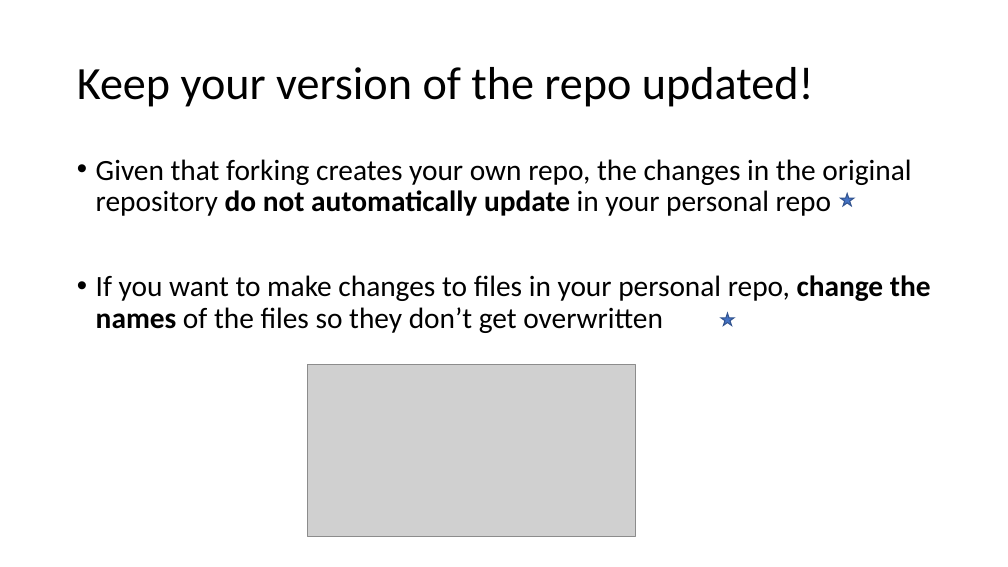
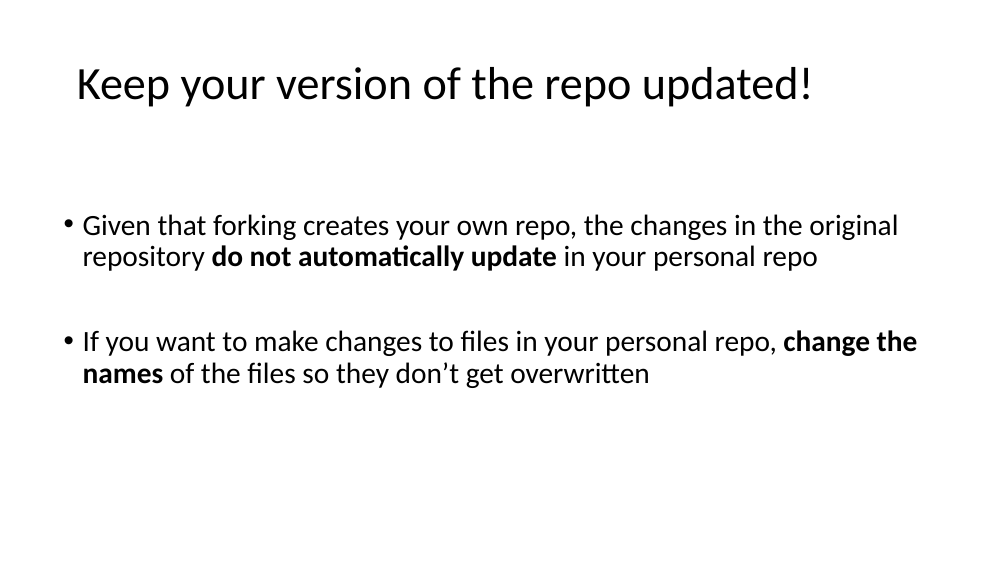
Before and after one commit to yoonpk147/qtm151_fall_2023, a slide deck: slide 12 of lecture_01/Lecture-GithubReview.pptx (slide 11 before the commit). Drawn at 1008x567 pixels with LibreOffice and Linux fonts; fonts in the diff are those of the drawing; grey boxes stand for pictures. Boxes give left, top, right and bottom in pixels: in the first picture for what was removed or moved away, otherwise in the second. Text is boxed around its words. In the diff, an @@ line names an element or a change of style, - is before the commit and + after.

```diff
--- a/lecture_01/Lecture-GithubReview.pptx
+++ b/lecture_01/Lecture-GithubReview.pptx
@@ text "Given that forking creates your ...": place and size @@
-text "Given that forking creates your ..." at [96,159,931,333]
+text "Given that forking creates your ..." at [83,214,918,388]
@@ star removed at [841,194,854,206] @@
@@ star removed at [721,313,734,325] @@
@@ picture removed at [308,364,635,537] @@
```
Also in this commit, not shown: 3 other slides changed, 1 slide added.
